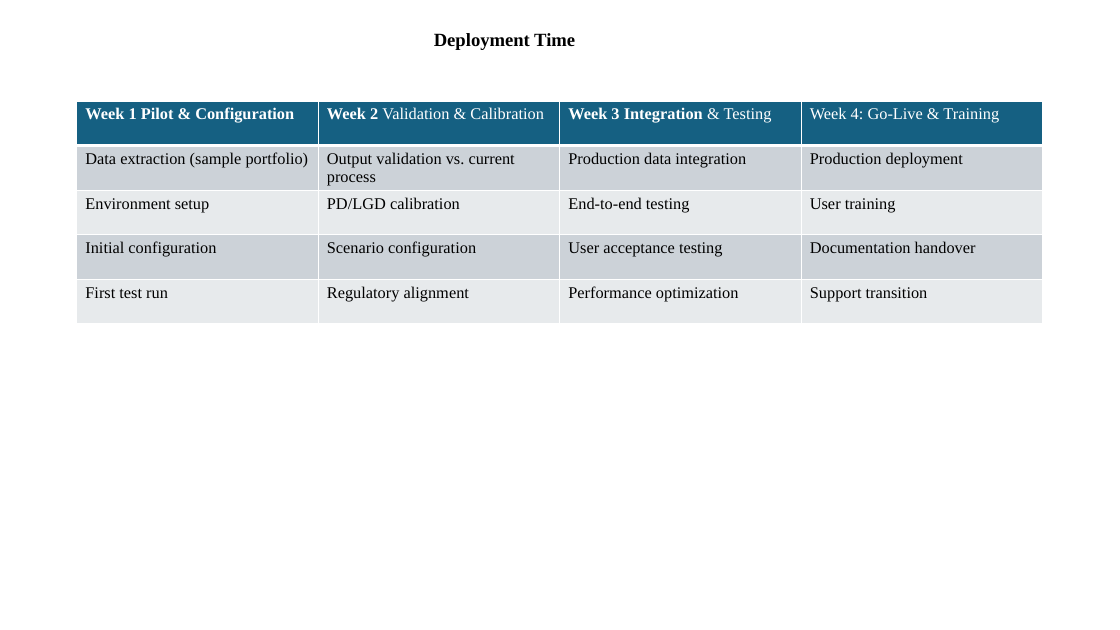
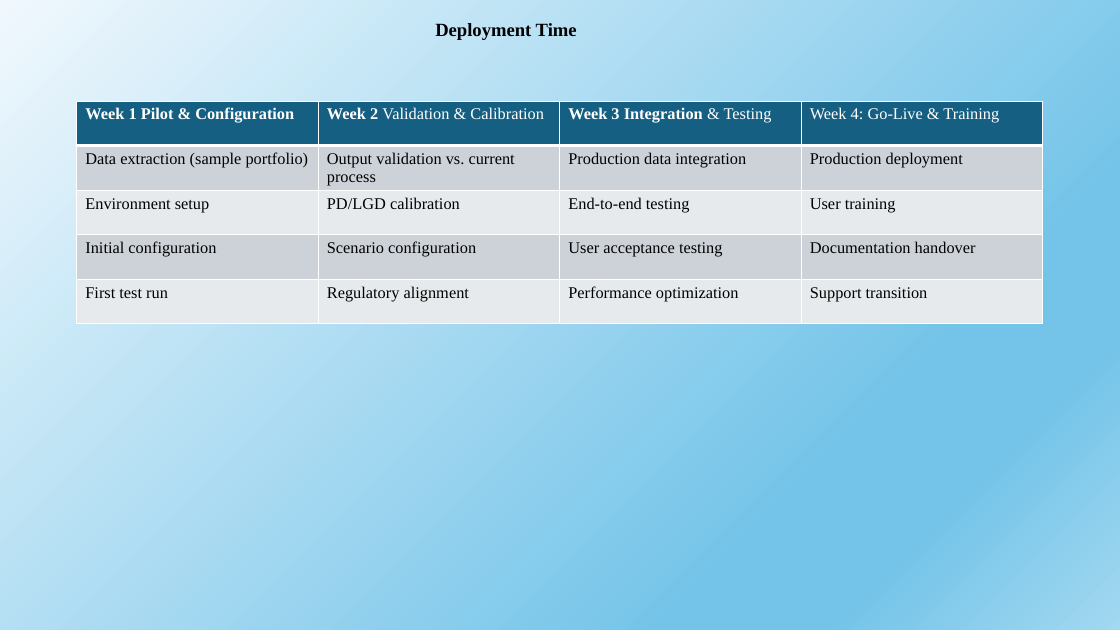
Before and after one commit to sampathkore4444/IFRS9-Engine, a slide deck: slide 11 of IFRS Engine.pptx. Drawn at 1120x630 pixels with LibreOffice and Linux fonts; fonts in the diff are those of the drawing. Boxes give left, top, right and bottom in pixels: in the first picture for what was removed or moved away, otherwise in the second. Text is boxed around its words. In the diff, an @@ line names an element or a change of style, - is before the commit and + after.

```diff
--- a/IFRS Engine.pptx
+++ b/IFRS Engine.pptx
@@ background #FFFFFF to gradient #F0F8FD to #74C4E9 to #A2D8F0 @@
@@ title "Deployment Time": place and size @@
-title "Deployment Time" at (434, 33, 575, 50)
+title "Deployment Time" at (435, 23, 577, 40)
```
Also in this commit, not shown: 11 other slides changed, 1 other file.
